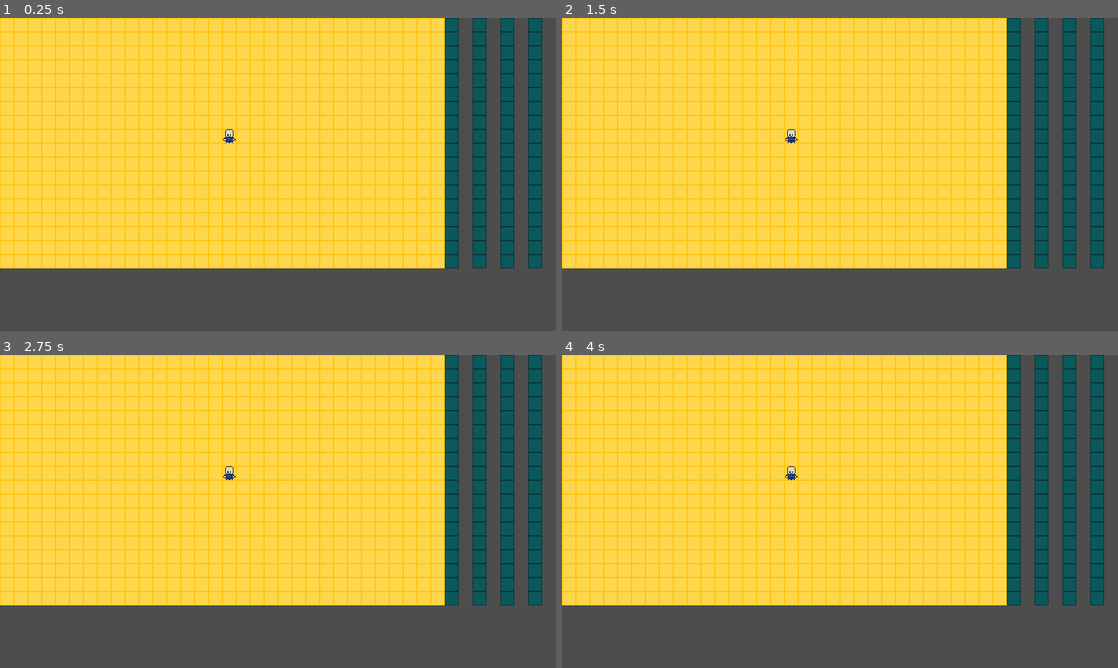
Above: before the commit, frames 1-4 (two rows, left to right).
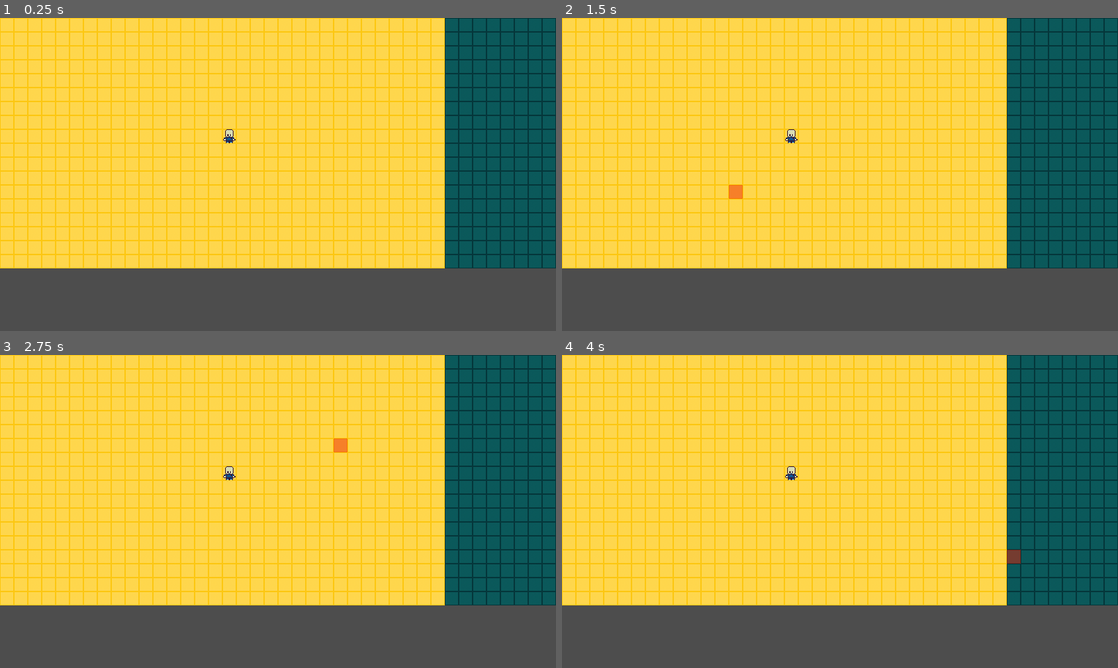
Above: after the commit, the same moments.

Repository: zt13r/playgama-summer-jam
Game: Godot game, scene res://core/main/main.tscn
The game is run twice, just before and just after one commit, with the same random seed, the same clock (stepped at 60 frames per second) and the same inputs.
Inputs (mouse positions are in pixels of both pictures, inside the frame that each line leads up to):
- Up to frame 1 (0.25 s): no input
- Up to frame 2 (1.5 s): tap Enter at 0.5 s; move the mouse to (962, 158) at 0.52 s; tap Space at 1.25 s; move the mouse to (728, 190) at 1.27 s
- Up to frame 3 (2.75 s): tap Enter at 2 s; move the mouse to (333, 442) at 2.02 s
- Up to frame 4 (4 s): tap Space at 2.75 s; move the mouse to (812, 574) at 2.77 s; tap Enter at 3.5 s; move the mouse to (1006, 558) at 3.52 s

The runs differ from the first frame. In frame 1, 8.0% of the frame differs, in the area x 82-100%, y 0-80%; in frame 2, 8.1%, in the area x 30-100%, y 0-80%; in frame 3, 8.1%; in frame 4, 8.1%.
Error before the commit: Invalid access to property or key '(0, 18)' on a base object of type 'Dictionary[Vector2i, Tile]'. (res://gameplay/levels/tiles/tile.gd:58)

Commit message:
Added Tile neighbor algorithm (check desc), Tile selection, and some Unit stuff
This "Tile neighbor algorithm" is NOT all that; just storing the tiles above, beside, and below the tile, if exists

Diff:
--- a/core/main/main.gd
+++ b/core/main/main.gd
@@ -1,2 +1,15 @@
 class_name Main
 extends Node
+
+
+var current_level : Level = null
+
+@onready var level_root : Node2D = %LevelRoot
+
+
+func _ready() -> void:
+	_init_level()
+
+
+func _init_level() -> void:
+	pass
--- a/gameplay/levels/level.gd
+++ b/gameplay/levels/level.gd
@@ -1,12 +1,14 @@
 class_name Level
 extends Node2D
 
+
+@export var really_high_tide_chance : float = 0.15
 
 @export_group("Sand")
 @export var sand_scene : PackedScene :
 	get:
 		if not sand_scene:
-			sand_scene = preload("uid://djv678w1nxwxg")
+			sand_scene = preload("uid://3vrxcdogc3cr")
 		return sand_scene
 @export var sand_columns : int = 32
 
@@ -14,12 +16,14 @@
 @export var water_scene : PackedScene :
 	get:
 		if not water_scene:
-			water_scene = preload("uid://dmhnb0w7abuat")
+			water_scene = preload("uid://evo53nikddmg")
 		return water_scene
 @export var water_columns : int = 20
 
 
 var tiles : Dictionary[Vector2i, Tile] = {}
+
+var selected_tile_location : Vector2i = Vector2i.ZERO
 
 var tile_size : int = 0
 var tile_rows : int = 18
@@ -34,7 +38,6 @@
 
 	_spawn_sand_tiles()
 	_spawn_water_tiles()
-	print(tiles[Vector2i(0, 17)])
 	_get_neighbor_tiles_for_each_tile()
 
 
@@ -44,6 +47,10 @@
 
 			# Some vars
 			var sand_tile : SandTile = sand_scene.instantiate() as SandTile
+			if sand_tile == null:
+				push_error("Sand tile instance is null.")
+				break
+
 			var tile_position : Vector2i = Vector2i(vec_x, vec_y)
 
 			# Add to dictionary
@@ -52,7 +59,7 @@
 			# Tile stuff and adding the tile to the scene
 			sand_tile.global_position.x = tile_size * tile_position.x
 			sand_tile.global_position.y = tile_size * tile_position.y
-			sand_tile.current_tile = tile_position
+			sand_tile.current_position = tile_position
 			sand_tiles.add_child(sand_tile)
 
 
@@ -62,8 +69,11 @@
 
 			# Some vars
 			var water_tile : WaterTile = water_scene.instantiate() as WaterTile
-			var x_offset : int = vec_x + sand_columns
-			var tile_position : Vector2i = Vector2i(vec_x + x_offset, vec_y)
+			if water_tile == null:
+				push_error("Water tile instance is null.")
+				break
+
+			var tile_position : Vector2i = Vector2i(vec_x + sand_columns, vec_y)
 
 			# Add to dictionary
 			tiles[tile_position] = water_tile
@@ -71,10 +81,24 @@
 			# Tile stuff and adding the tile to the scene
 			water_tile.global_position.x = tile_size * tile_position.x
 			water_tile.global_position.y = tile_size * tile_position.y
-			water_tile.current_tile = tile_position
+			water_tile.current_position = tile_position
 			water_tiles.add_child(water_tile)
 
 
 func _get_neighbor_tiles_for_each_tile() -> void:
 	for tile in tiles.values():
 		tile.get_neighbor_tiles()
+
+
+func high_tide() -> void:
+	if randf() <= really_high_tide_chance:
+		_really_high_tide()
+		return
+
+
+func _really_high_tide() -> void:
+	pass
+
+
+func _on_tide_timer_timeout() -> void:
+	high_tide()
--- a/gameplay/levels/level.tscn
+++ b/gameplay/levels/level.tscn
@@ -14,3 +14,5 @@
 [node name="WaterTiles" type="Node2D" parent="." unique_id=47345623]
 
 [node name="TideTimer" type="Timer" parent="." unique_id=364411897]
+
+[connection signal="timeout" from="TideTimer" to="." method="_on_tide_timer_timeout"]
--- a/gameplay/levels/tiles/sand/sand_tile.tscn
+++ b/gameplay/levels/tiles/sand/sand_tile.tscn
@@ -1,18 +1,11 @@
-[gd_scene format=3 uid="uid://djv678w1nxwxg"]
+[gd_scene format=3 uid="uid://3vrxcdogc3cr"]
 
 [ext_resource type="Script" uid="uid://oxhuu81ri7fe" path="res://gameplay/levels/tiles/sand/sand_tile.gd" id="1_bcv3o"]
+[ext_resource type="PackedScene" uid="uid://djv678w1nxwxg" path="res://gameplay/levels/tiles/tile.tscn" id="1_p513m"]
 [ext_resource type="Texture2D" uid="uid://c1xhmon1q60mt" path="res://assets/art/environment/sand.png" id="2_c5td2"]
 
-[sub_resource type="RectangleShape2D" id="RectangleShape2D_apdbe"]
-size = Vector2(16, 16)
-
-[node name="Sand" type="Area2D" unique_id=1668130180]
+[node name="SandTile" unique_id=1668130180 instance=ExtResource("1_p513m")]
 script = ExtResource("1_bcv3o")
 
-[node name="Sprite" type="Sprite2D" parent="." unique_id=1706168303]
-position = Vector2(8, 8)
+[node name="Sprite" parent="." index="0" unique_id=1706168303]
 texture = ExtResource("2_c5td2")
-
-[node name="Collision" type="CollisionShape2D" parent="." unique_id=1595060523]
-position = Vector2(8, 8)
-shape = SubResource("RectangleShape2D_apdbe")
--- a/gameplay/levels/tiles/tile.gd
+++ b/gameplay/levels/tiles/tile.gd
@@ -1,4 +1,3 @@
-@abstract
 class_name Tile
 extends Area2D
 
@@ -13,64 +12,76 @@
 var object_unit : ObjectUnit = null
 
 var neighbor_tiles : Dictionary[String, Tile] = {}
-var current_tile : Vector2i = Vector2i.ZERO
+var current_position : Vector2i = Vector2i.ZERO
 
 var walkable : bool = true :
 	get = is_walkable
 
 
+var selected : bool = false
+
+
+@onready var selected_overlay : Sprite2D = $Sprite/SelectedOverlay
+@onready var move_target : Marker2D = $MoveTarget
+
+
+func _ready() -> void:
+	selected_overlay.hide()
+
+
+func move_object_unit(direction : Vector2i) -> void:
+	object_unit.move_to(direction)
+	if is_instance_valid(object_unit):
+		object_unit.queue_free()
+		object_unit = null
+
+
+func receive_object_unit(new_object_unit : ObjectUnit) -> void:
+	if is_instance_valid(new_object_unit):
+		add_child(new_object_unit)
+		object_unit = new_object_unit
+
+
 func get_neighbor_tiles() -> void:
-	var top : Tile = current_level.tiles[
-		clamp(
-			current_tile + Vector2i.UP,
-			Vector2i(0, 0),
-			Vector2i(
-				current_level.sand_columns + current_level.water_columns,
-				current_level.tile_rows - 1)
-	)]
-	if top == current_level.tiles[current_tile]:
-		top = null
+	var top_position : Vector2i = Vector2i(current_position + Vector2i.UP)
+	var left_position : Vector2i = Vector2i(current_position + Vector2i.LEFT)
+	var right_position : Vector2i = Vector2i(current_position + Vector2i.RIGHT)
+	var down_position : Vector2i = Vector2i(current_position + Vector2i.DOWN)
 
-	var left : Tile = current_level.tiles[
-		clamp(
-			current_tile + Vector2i.LEFT,
-			Vector2i(0, 0),
-			Vector2i(
-				current_level.sand_columns + current_level.water_columns,
-				current_level.tile_rows - 1)
-	)]
-	if left == current_level.tiles[current_tile]:
-		left = null
+	for pos in [top_position, left_position, right_position, down_position]:
+		if pos not in current_level.tiles:
+			continue
 
-	var right : Tile = current_level.tiles[
-		clamp(
-			current_tile + Vector2i.RIGHT,
-			Vector2i(0, 0),
-			Vector2i(
-				current_level.sand_columns + current_level.water_columns,
-				current_level.tile_rows - 1)
-	)]
-	if right == current_level.tiles[current_tile]:
-		right = null
+		var direction : String = ""
+		match pos:
+			top_position: direction = "top"
+			left_position: direction = "left"
+			right_position: direction = "right"
+			down_position: direction = "down"
+			_: direction = ""
 
-	print(current_level.tile_rows - 1)
-
-	var down : Tile = current_level.tiles[
-		clamp(
-			current_tile + Vector2i.DOWN,
-			Vector2i(0, 0),
-			Vector2i(
-				current_level.sand_columns + current_level.water_columns,
-				current_level.tile_rows - 1)
-	)]
-	if down == current_level.tiles[current_tile]:
-		down = null
-
-	neighbor_tiles["top"] = top
-	neighbor_tiles["left"] = left
-	neighbor_tiles["right"] = right
-	neighbor_tiles["down"] = down
+		var neighbor : Tile = current_level.tiles[pos]
+		neighbor_tiles[direction] = neighbor
 
 
 func is_walkable() -> bool:
 	return walkable
+
+
+func select() -> void:
+	selected = true
+	current_level.selected_tile_location = current_position
+	selected_overlay.show()
+
+
+func deselect() -> void:
+	selected = false
+	selected_overlay.hide()
+
+
+func _on_mouse_entered() -> void:
+	select()
+
+
+func _on_mouse_exited() -> void:
+	deselect()
--- /dev/null
+++ b/gameplay/levels/tiles/tile.tscn
@@ -0,0 +1,30 @@
+[gd_scene format=3 uid="uid://djv678w1nxwxg"]
+
+[ext_resource type="Script" uid="uid://c8wiuy3gnot6h" path="res://gameplay/levels/tiles/tile.gd" id="1_5f86n"]
+[ext_resource type="Texture2D" uid="uid://bxjvlkykkvvbw" path="res://assets/art/environment/selected_overlay.png" id="3_skfhr"]
+
+[sub_resource type="RectangleShape2D" id="RectangleShape2D_apdbe"]
+size = Vector2(16, 16)
+
+[node name="Tile" type="Area2D" unique_id=1668130180]
+script = ExtResource("1_5f86n")
+
+[node name="Sprite" type="Sprite2D" parent="." unique_id=1706168303]
+position = Vector2(8, 8)
+
+[node name="SelectedOverlay" type="Sprite2D" parent="Sprite" unique_id=1543811099]
+visible = false
+self_modulate = Color(1, 1, 0, 0.47058824)
+texture = ExtResource("3_skfhr")
+
+[node name="Collision" type="CollisionShape2D" parent="." unique_id=1595060523]
+visible = false
+position = Vector2(8, 8)
+shape = SubResource("RectangleShape2D_apdbe")
+
+[node name="MoveTarget" type="Marker2D" parent="." unique_id=1793707515]
+position = Vector2(8, 8)
+gizmo_extents = 8.0
+
+[connection signal="mouse_entered" from="." to="." method="_on_mouse_entered"]
+[connection signal="mouse_exited" from="." to="." method="_on_mouse_exited"]
--- a/gameplay/levels/tiles/water/water_tile.tscn
+++ b/gameplay/levels/tiles/water/water_tile.tscn
@@ -1,18 +1,11 @@
-[gd_scene format=3 uid="uid://dmhnb0w7abuat"]
+[gd_scene format=3 uid="uid://evo53nikddmg"]
 
 [ext_resource type="Script" uid="uid://bb1q0hxrpvi3y" path="res://gameplay/levels/tiles/water/water_tile.gd" id="1_lj4jb"]
+[ext_resource type="PackedScene" uid="uid://djv678w1nxwxg" path="res://gameplay/levels/tiles/tile.tscn" id="1_rtbuu"]
 [ext_resource type="Texture2D" uid="uid://diu3jxdokpb7u" path="res://assets/art/environment/water.png" id="2_rtbuu"]
 
-[sub_resource type="RectangleShape2D" id="RectangleShape2D_sgnla"]
-size = Vector2(16, 16)
-
-[node name="Water" type="Area2D" unique_id=1740430888]
+[node name="WaterTile" unique_id=1668130180 instance=ExtResource("1_rtbuu")]
 script = ExtResource("1_lj4jb")
 
-[node name="Sprite" type="Sprite2D" parent="." unique_id=444979805]
-position = Vector2(8, 8)
+[node name="Sprite" parent="." index="0" unique_id=1706168303]
 texture = ExtResource("2_rtbuu")
-
-[node name="Collision" type="CollisionShape2D" parent="." unique_id=269306984]
-position = Vector2(8, 8)
-shape = SubResource("RectangleShape2D_sgnla")
--- a/gameplay/units/entity/entity_unit.gd
+++ b/gameplay/units/entity/entity_unit.gd
@@ -1,2 +1,27 @@
+@abstract
 class_name EntityUnit
 extends Unit
+
+
+var move_target : Marker2D = null
+
+var move_speed : float = 100.0
+var is_moving = false
+
+
+func _physics_process(delta: float) -> void:
+	if is_moving == true:
+		_move(delta)
+
+
+func _move(delta : float) -> void:
+	global_position = global_position.lerp(
+		move_target.global_position, move_speed * delta
+	)
+
+
+func move_to(direction : Vector2i) -> void:
+	current_position += direction
+	current_tile = get_tile(current_position)
+	move_target = current_tile.move_target
+	is_moving = true
--- a/gameplay/units/entity/sand/sand_entity_unit.gd
+++ /dev/null
@@ -1,2 +0,0 @@
-class_name SandEntityUnit
-extends EntityUnit
--- /dev/null
+++ b/gameplay/units/entity/water/water_entity_unit.tscn
@@ -0,0 +1,7 @@
+[gd_scene format=3 uid="uid://uni0kjnqjh1t"]
+
+[node name="WaterEntityUnit" type="Area2D" unique_id=1039743173]
+
+[node name="Sprite" type="Sprite2D" parent="." unique_id=48940534]
+
+[node name="Collision" type="CollisionShape2D" parent="." unique_id=276574865]
--- a/gameplay/units/object/object_unit.gd
+++ b/gameplay/units/object/object_unit.gd
@@ -1,2 +1,9 @@
+@abstract
 class_name ObjectUnit
 extends Unit
+
+
+func move_to(direction : Vector2i) -> void:
+	current_position += direction
+	current_tile = get_tile(current_position)
+	current_tile.receive_object_unit(self)
--- a/gameplay/units/unit.gd
+++ b/gameplay/units/unit.gd
@@ -1,16 +1,22 @@
 @abstract
 class_name Unit
-extends Node2D
+extends Area2D
 
 
 @export var base_health : float = 100.0
 @export var base_damage : float = 5.0
 
 
+var current_level : Level = null
+var current_tile : Tile = null
+
 var current_position : Vector2i = Vector2i.ZERO
 
 var health : float = 0.0
 var damage : float = 0.0
+
+
+@onready var level_root : Node2D = %LevelRoot
 
 
 func _ready() -> void:
@@ -21,6 +27,25 @@
 	health = base_health
 	damage = base_damage
 
+	if level_root == null:
+		push_error("LevelRoot is null.")
+		return
+	if level_root.get_child_count() != 1:
+		if level_root.get_child_count() == 0:
+			push_error("LevelRoot has no levels.")
+		if level_root.get_child_count() >= 2:
+			push_error("LevelRoot should only have one loaded level at a time.")
+		return
+
+	current_level = level_root.get_child(0)
+	current_tile = get_tile(current_position)
+
+
+func get_tile(pos : Vector2i) -> Tile:
+	if current_level == null:
+		return null
+	return current_level.tiles[pos]
+
 
 func take_damage(amount : float) -> void:
 	health -= amount
@@ -30,3 +55,6 @@
 
 func destroy() -> void:
 	queue_free()
+
+
+@abstract func move_to(direction : Vector2i) -> void
Binary file added: assets/art/environment/selected_overlay.png
Not shown, added: assets/art/environment/selected_overlay.png.import
Not shown: 1 places in gameplay/levels/level.tscn that only renumber resources
Not shown, removed: gameplay/units/entity/sand/sand_entity_unit.gd.uid
Not shown, changed: assets/art/environment/Impact-of-the-New-SHS-Curriculum-and-Three-Term-System-on-Student-Stress-and-Performance.pdf
Not shown, removed: assets/art/environment/Title-Defense-Guidelines-SY-2026-2027.pdf
